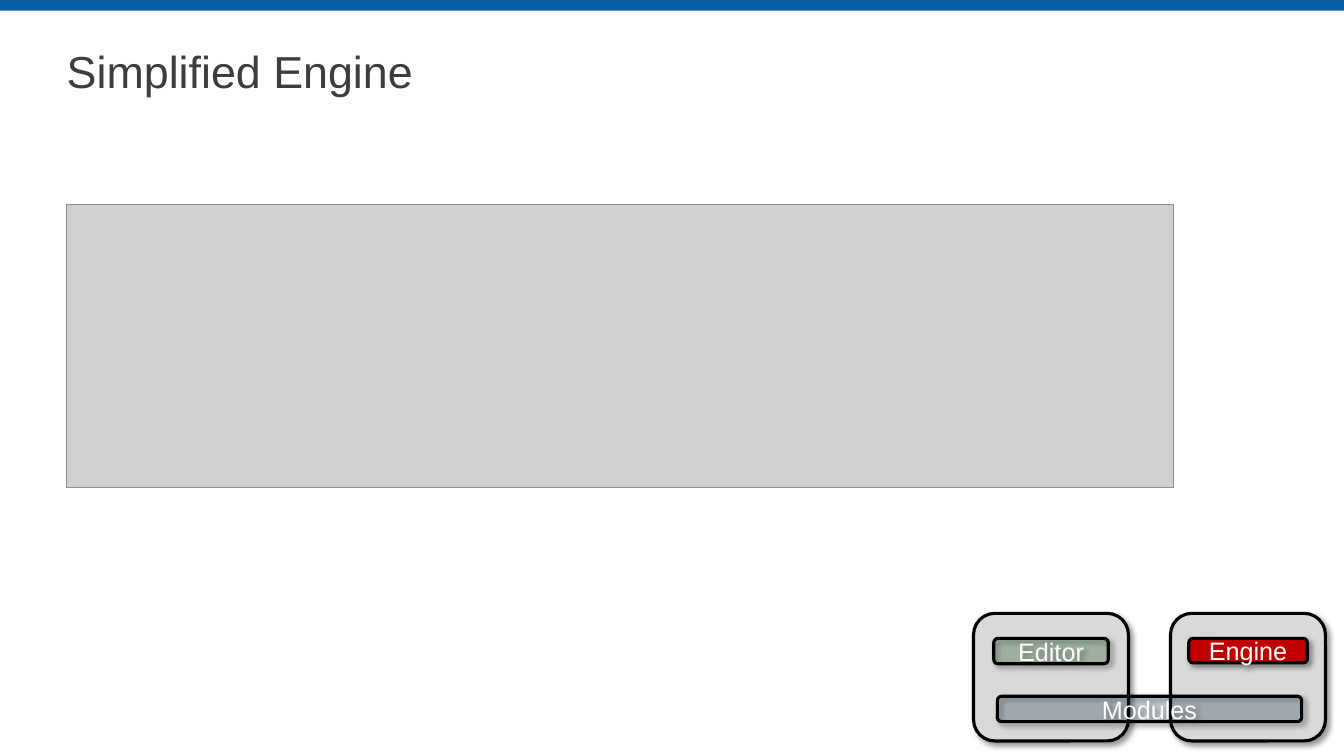
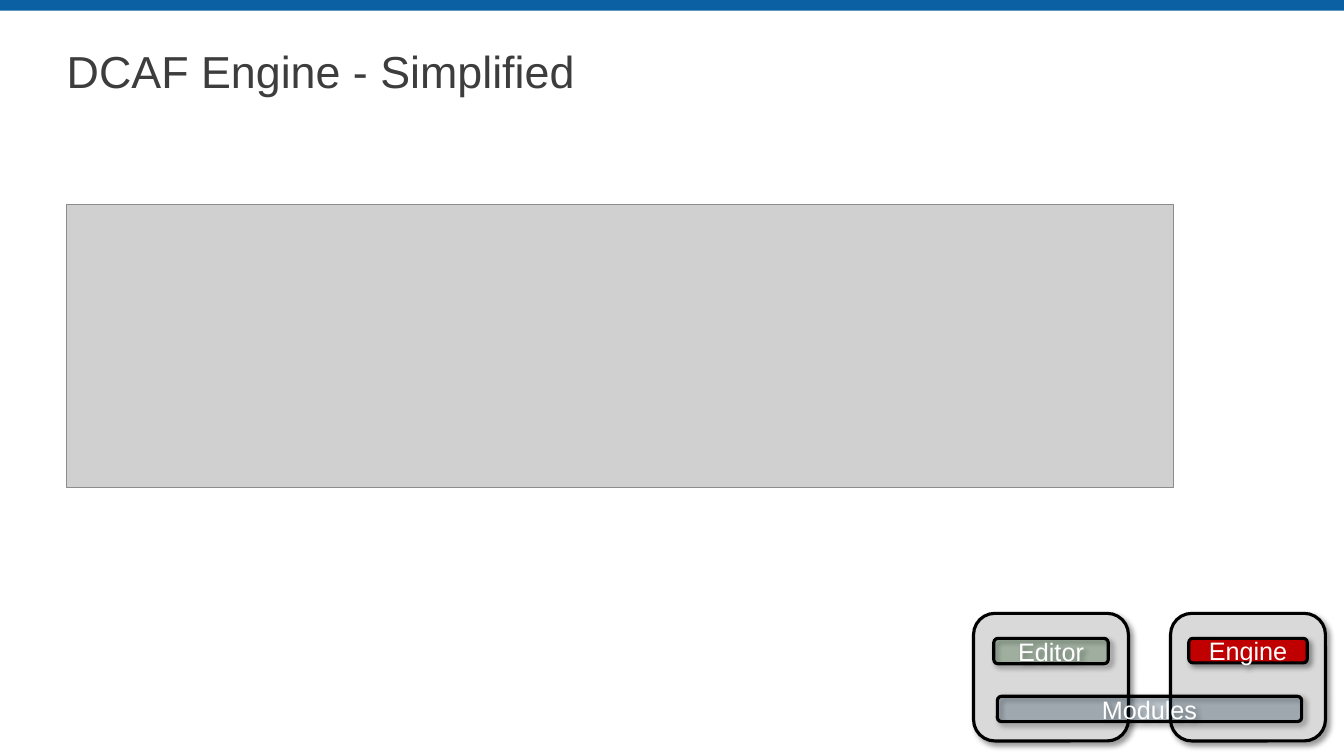
Before and after one commit to LabVIEW-DCAF/Documentation, a slide deck: slide 14 of Trunk/Getting Started Material/DCAF Training/3 DCAF Components.pptx (slide 19 before the commit). Drawn at 1344x756 pixels with LibreOffice and Linux fonts; fonts in the diff are those of the drawing; grey boxes stand for pictures; background and template pictures are left out. Boxes give left, top, right and bottom in pixels: in the first picture for what was removed or moved away, otherwise in the second. Text is boxed around its words. In the diff, an @@ line names an element or a change of style, - is before the commit and + after.

Commit message:
Reorganized Engine explanations

```diff
--- a/Trunk/Getting Started Material/DCAF Training/3 DCAF Components.pptx
+++ b/Trunk/Getting Started Material/DCAF Training/3 DCAF Components.pptx
@@ title at [67, 55, 574, 97]: text changed @@
-Simplified Engine
+DCAF Engine - Simplified
```
Also in this commit, not shown: 12 other slides changed, 1 slide added, 2 other files.
